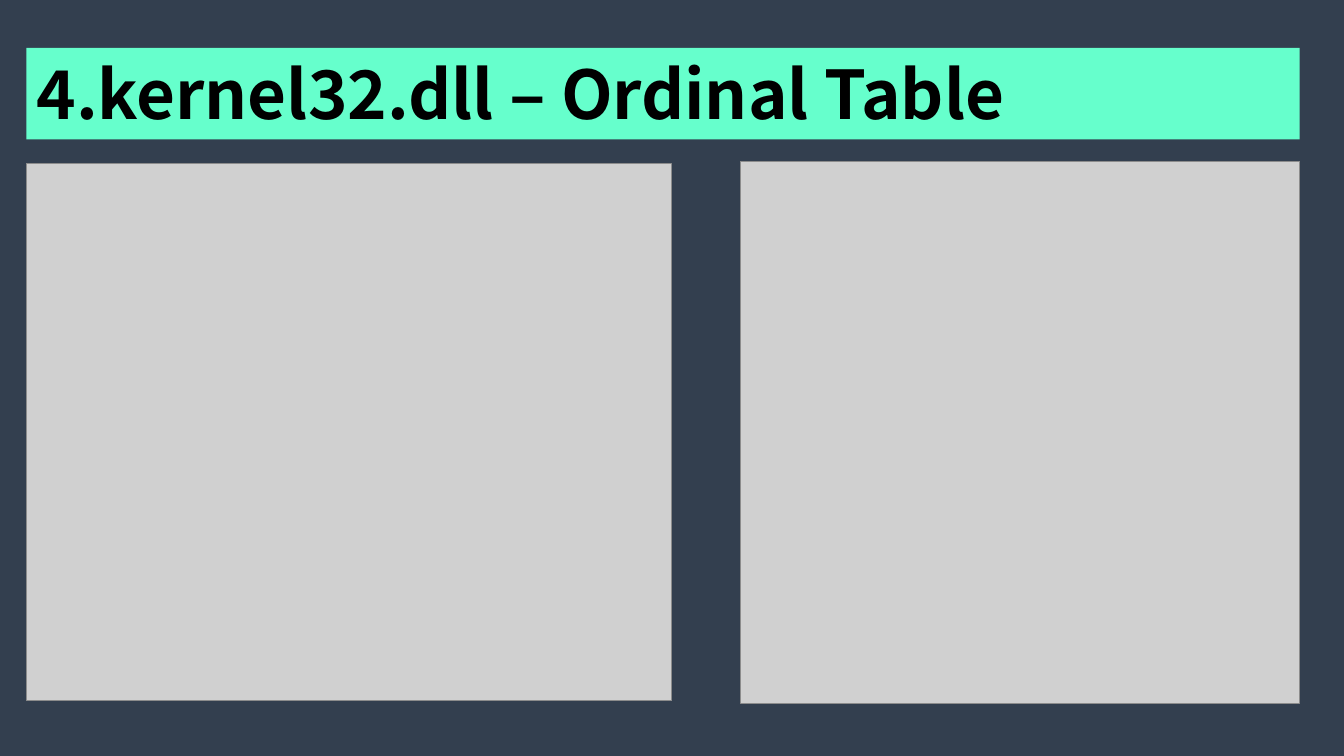
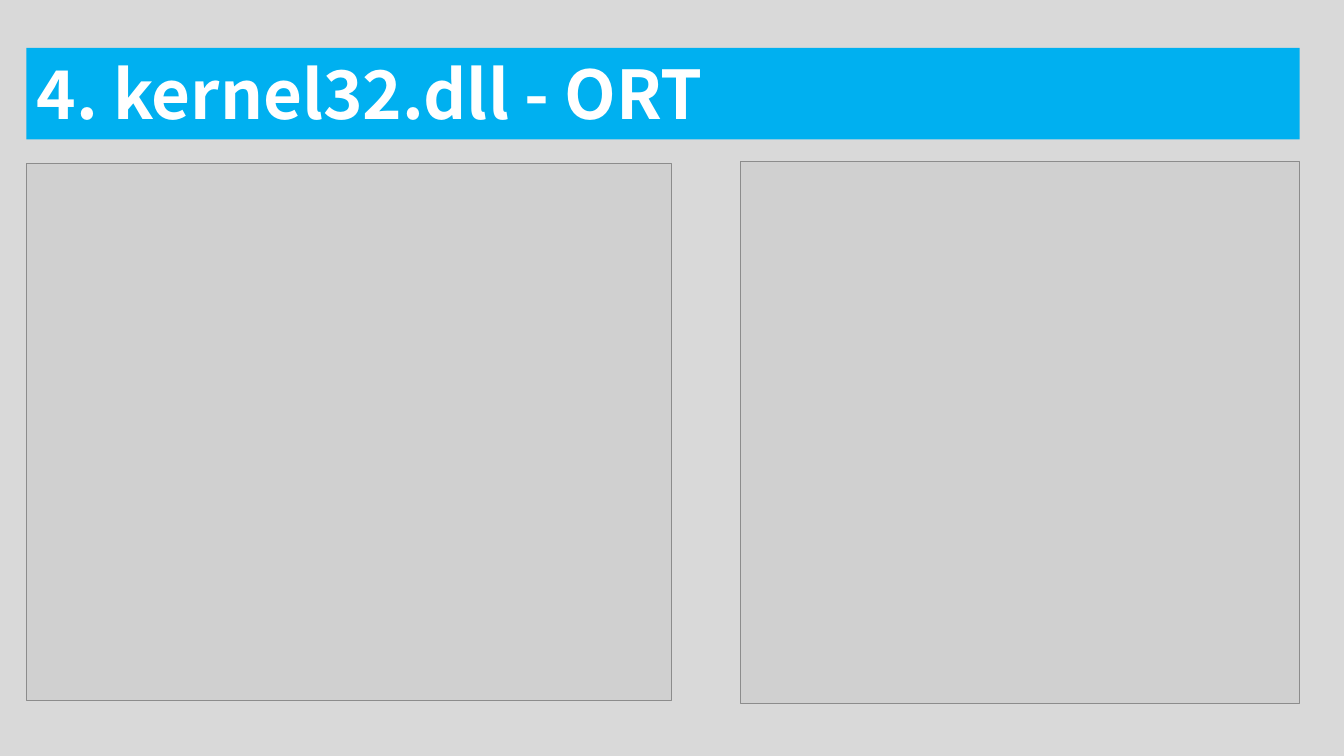
Before and after one commit to traitor0213/universal-shellcode, a slide deck: slide 22 of 123545.pptx (slide 21 before the commit). Drawn at 1344x756 pixels with LibreOffice and Linux fonts; fonts in the diff are those of the drawing; grey boxes stand for pictures. Boxes give left, top, right and bottom in pixels: in the first picture for what was removed or moved away, otherwise in the second. Text is boxed around its words. In the diff, an @@ line names an element or a change of style, - is before the commit and + after.

```diff
--- a/123545.pptx
+++ b/123545.pptx
@@ background #333F50 to #D9D9D9 @@
@@ rectangle "4. kernel32.dll - ORT" at [26,47,1300,139]: fill #66FFCC to #00B0F0 @@
@@ text in rectangle at [36,65,703,120]: text changed; text colour #000000 to #FFFFFF @@
-4.kernel32.dll – Ordinal Table
+4. kernel32.dll - ORT
```
Also in this commit, not shown: 19 other slides changed, 4 slides added, 3 slides removed.
